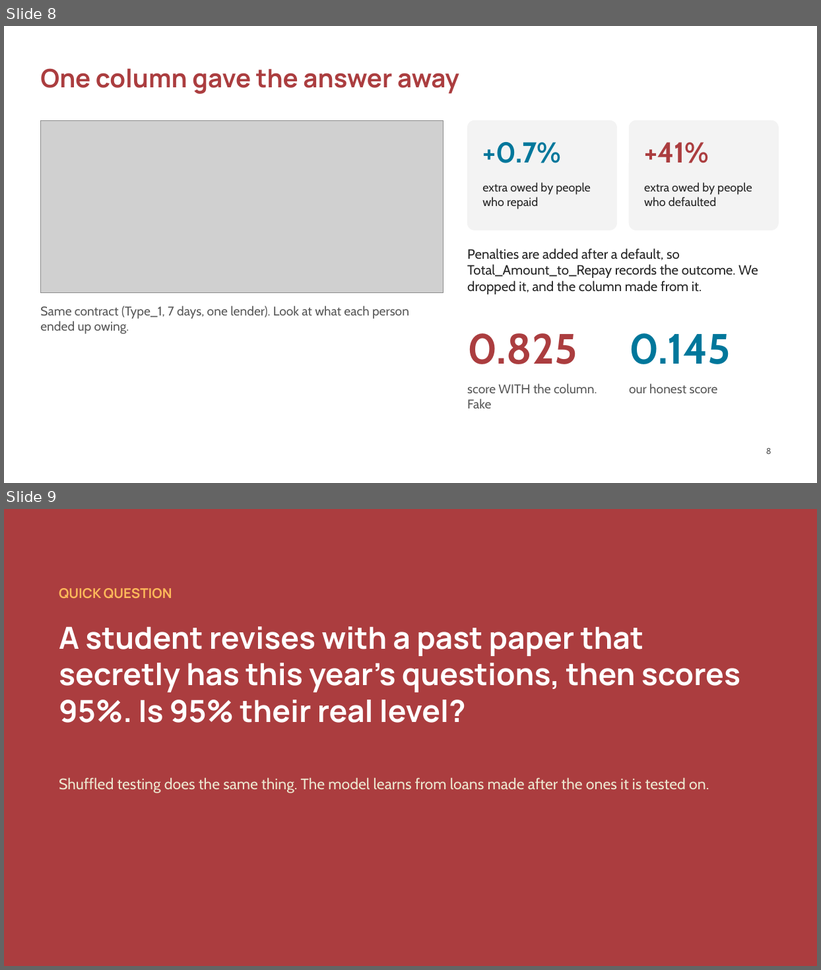
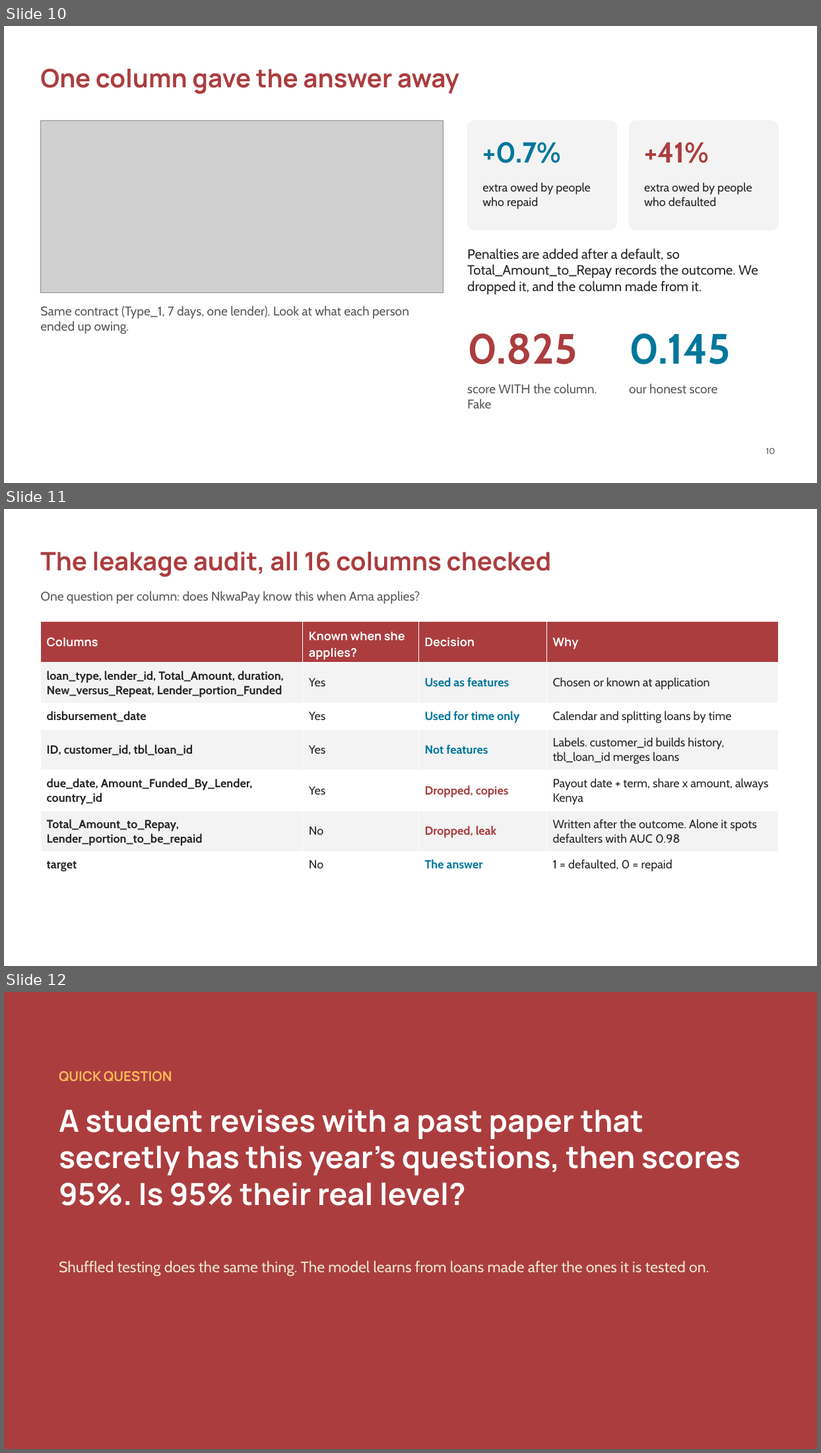
Before and after one commit to ASU-MICS-2028/mle-group-3-prosit-2, a slide deck: slides/NkwaPay_Debrief_Lesson.pptx. Shown one above the other, each under a label of ours: slides 8 and 9 before the commit, slides 10, 11 and 12 after it. The pictures are 821x970 and 821x1453 pixels, drawn with LibreOffice and Linux fonts; fonts in the diff are those of the drawing; grey boxes stand for pictures; background and template pictures are left out. Boxes give left, top, right and bottom in pixels: in the first picture for what was removed or moved away, otherwise in the second. Text is boxed around its words. In the diff, an @@ line names an element or a change of style, - is before the commit and + after.

```diff
--- a/slides/NkwaPay_Debrief_Lesson.pptx
+++ b/slides/NkwaPay_Debrief_Lesson.pptx
@@ slide 11 added at (4,509,817,966), background #FFFFFF @@
@@ title added at (40,551,552,577), 30 pt, text #AB3D3F, bold @@
+The leakage audit, all 16 columns checked
@@ text added at (40,591,420,604), 15 pt, text #595959 @@
+One question per column: does NkwaPay know this when Ama applies?
@@ table added at (40,622,779,875), 7 rows, 4 columns @@
+Columns | Known when she applies? | Decision | Why
+loan_type, lender_id, Total_Amount, duration, New_versus_Repeat, Lender_portion_Funded | Yes | Used as features | Chosen or known at application
+disbursement_date | Yes | Used for time only | Calendar and splitting loans by time
+ID, customer_id, tbl_loan_id | Yes | Not features | Labels. customer_id builds history, tbl_loan_id merges loans
+due_date, Amount_Funded_By_Lender, country_id | Yes | Dropped, copies | Payout date + term, share x amount, always Kenya
+Total_Amount_to_Repay, Lender_portion_to_be_repaid | No | Dropped, leak | Written after the outcome. Alone it spots defaulters with AUC 0.98
+target | No | The answer | 1 = defaulted, 0 = repaid
@@ what was slide 8 is now slide 10 @@
@@ page number at (766,448,776,454): text changed @@
-8
+10
@@ what was slide 9 is now slide 12 @@
```
Also in this commit, not shown: 2 other slides added.
